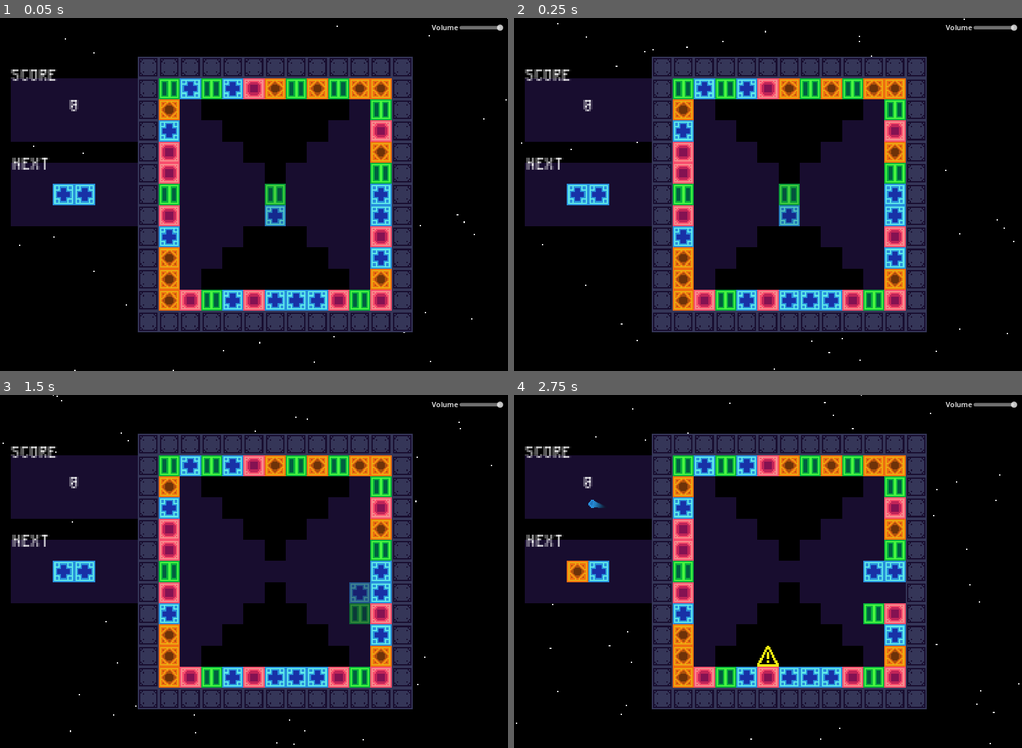
Above: before the commit, frames 1-4 (two rows, left to right).
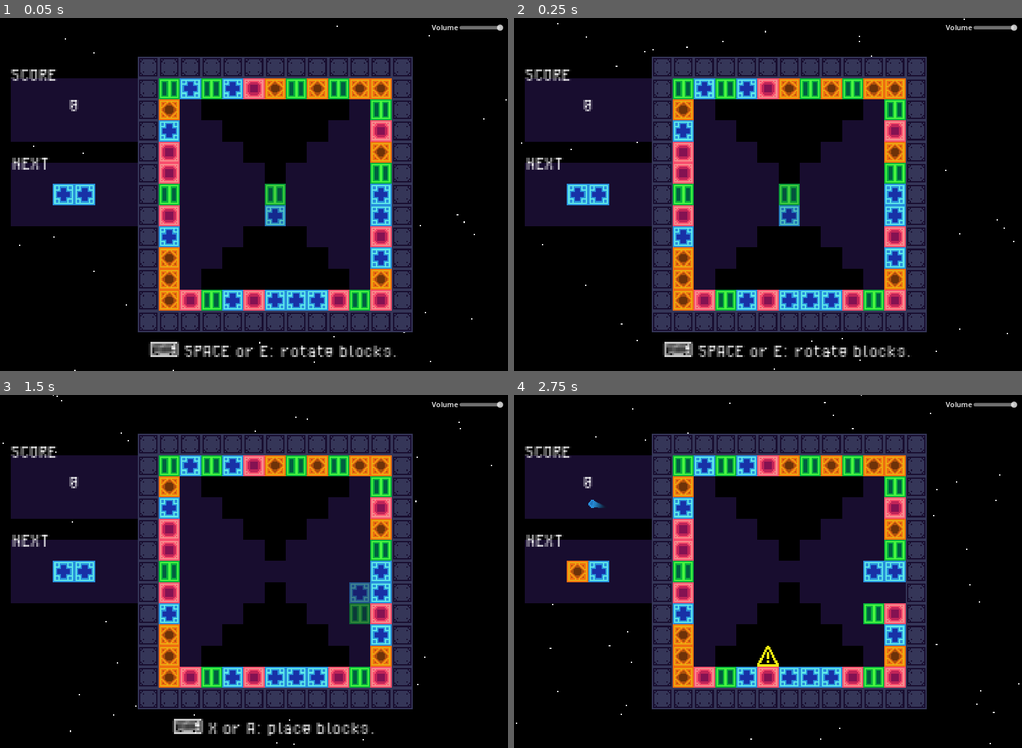
Above: after the commit, the same moments.

Repository: OwlyCode/LD54
Game: Godot game, scene res://game.tscn
Same seed, same stepped clock (60 frames per second), same inputs: the game is played once before the commit and once after it.
Inputs:
- Up to frame 1 (0.05 s): no input
- Up to frame 2 (0.25 s): no input
- Up to frame 3 (1.5 s): tap Enter at 0.5 s; hold Right (right) 0.53-1.28 s; tap X (lock) at 0.6 s; tap Space (rotate) at 0.8, 1.35 s; hold Down (down) from 1.28 s (still down)
- Up to frame 4 (2.75 s): tap X (lock) at 1.55, 2.1 s; release Down (down) at 2.03 s; hold Right (right) from 2.03 s (still down); tap Space (rotate) at 2.3 s

The runs differ from the first frame. In frame 1, 0.9% of the frame differs, in the area x 29-78%, y 91-97%; in frame 2, 0.9%; in frame 3, 0.8%; in frame 4, nothing differs.

Commit message:
Added tutorial

Diff:
--- a/Global.gd
+++ b/Global.gd
@@ -12,7 +12,9 @@
 var PENDING_TIME = 1.0
 var COMBO_TIMEOUT = 5.0
 var score = 0
+var first_match = false
 
+var keyboard_mode = true
 
 func get_fill_cooldown():
 	return 2.0
@@ -58,3 +60,10 @@
 		camera.position.x -= intensity
 		camera.position.y -= intensity
 		await get_tree().create_timer(0.1).timeout
+
+
+func _unhandled_input(event):
+	if (event is InputEventJoypadButton) or (event is InputEventJoypadMotion):
+		keyboard_mode = false
+	else:
+		keyboard_mode = true
--- a/TileMap.gd
+++ b/TileMap.gd
@@ -61,6 +61,7 @@
 	gravity = blank_state()
 
 	Global.score = 0
+	Global.first_match = false
 
 	for i in range(Global.GRID_SIZE):
 		for j in range(Global.GRID_SIZE):
@@ -237,6 +238,7 @@
 	if len(matched) == 0:
 		combo_multiplier = 0.0
 	else:
+		Global.first_match = true
 		combo_timeout = Global.COMBO_TIMEOUT
 		combo_multiplier += 1.0
 
--- /dev/null
+++ b/Tutorial.gd
@@ -0,0 +1,74 @@
+extends RichTextLabel
+
+var keyboard_movement = "[center]⌨️ WASD or arrows: move the blocks.[/center]"
+var keyboard_rotate = "[center]⌨️ __rotate__: rotate blocks.[/center]"
+var keyboard_attach = "[center]⌨️ __lock__: place blocks.[/center]"
+var keyboard_match3 = "[center]Match 3 colors or more.[/center]"
+
+var controller_movement = "[center]🎮 Left stick: move the blocks.[/center]"
+var controller_rotate = "[center]🎮 X / Square: rotate blocks.[/center]"
+var controller_attach = "[center]🎮 A / Cross: place blocks.[/center]"
+var controller_match3 = "[center]Match 3 colors or more.[/center]"
+
+enum {MOVEMENT, ROTATE, ATTACH, MATCH3, FINISHED}
+
+var state = MOVEMENT
+
+func _ready():
+	text = keyboard_rotate if Global.keyboard_mode else controller_rotate
+	translate()
+
+func translate():
+	print("GOGO")
+	for action in InputMap.get_actions():
+		var keys = []
+		for event in InputMap.action_get_events(action):
+
+			if event is InputEventKey and Global.keyboard_mode:
+				var key_name = OS.get_keycode_string(event.unicode).to_upper()
+
+				if key_name == "":
+					key_name = event.as_text()
+
+				keys.append(key_name)
+
+		if len(keys) > 0:
+			#print("%s -> %s" % [action, keys])
+			text = text.replace("__%s__" % action, " or ".join(keys))
+
+
+func _process(delta):
+	if state == MOVEMENT and Input.is_action_just_pressed("up"):
+		state = ROTATE
+		text = keyboard_rotate if Global.keyboard_mode else controller_rotate
+		translate()
+
+	if state == MOVEMENT and Input.is_action_just_pressed("down"):
+		state = ROTATE
+		text = keyboard_rotate if Global.keyboard_mode else controller_rotate
+		translate()
+
+	if state == MOVEMENT and Input.is_action_just_pressed("left"):
+		state = ROTATE
+		text = keyboard_rotate if Global.keyboard_mode else controller_rotate
+		translate()
+
+	if state == MOVEMENT and Input.is_action_just_pressed("right"):
+		state = ROTATE
+		text = keyboard_rotate if Global.keyboard_mode else controller_rotate
+		translate()
+
+	if state == ROTATE and Input.is_action_just_pressed("rotate"):
+		state = ATTACH
+		text = keyboard_attach if Global.keyboard_mode else controller_attach
+		translate()
+
+	if state == ATTACH and Input.is_action_just_pressed("lock"):
+		state = MATCH3
+		text = keyboard_match3 if Global.keyboard_mode else controller_match3
+		translate()
+
+	if state == MATCH3 and Global.first_match:
+		state = FINISHED
+		visible = false
+		translate()
--- a/game.tscn
+++ b/game.tscn
@@ -19,6 +19,7 @@
 [ext_resource type="AudioStream" uid="uid://cccq4jkp6pfav" path="res://Audio/denied.wav" id="11_4yabd"]
 [ext_resource type="FontFile" uid="uid://bit7jqyq4jv4o" path="res://PixelOperator.ttf" id="15_xjiew"]
 [ext_resource type="FontFile" uid="uid://daeh0btch7i26" path="res://PixelOperator-Bold.ttf" id="17_paoa7"]
+[ext_resource type="Script" path="res://Tutorial.gd" id="20_e2df4"]
 
 [node name="game" type="Node2D"]
 texture_filter = 1
@@ -183,4 +184,14 @@
 text = "RESTART (SPACE)"
 script = ExtResource("8_shpyx")
 
+[node name="Tutorial" type="RichTextLabel" parent="."]
+offset_left = -25.0
+offset_top = 195.0
+offset_right = 200.0
+offset_bottom = 241.0
+theme_override_fonts/normal_font = ExtResource("15_xjiew")
+bbcode_enabled = true
+text = "[center]Arrow or WASD: move the blocks[/center]"
+script = ExtResource("20_e2df4")
+
 [connection signal="pressed" from="GameOverContainer/Restart" to="GameOverContainer/Restart" method="_on_pressed"]
Not shown: 1 places in game.tscn that only renumber resources
Not shown, changed: TODO
